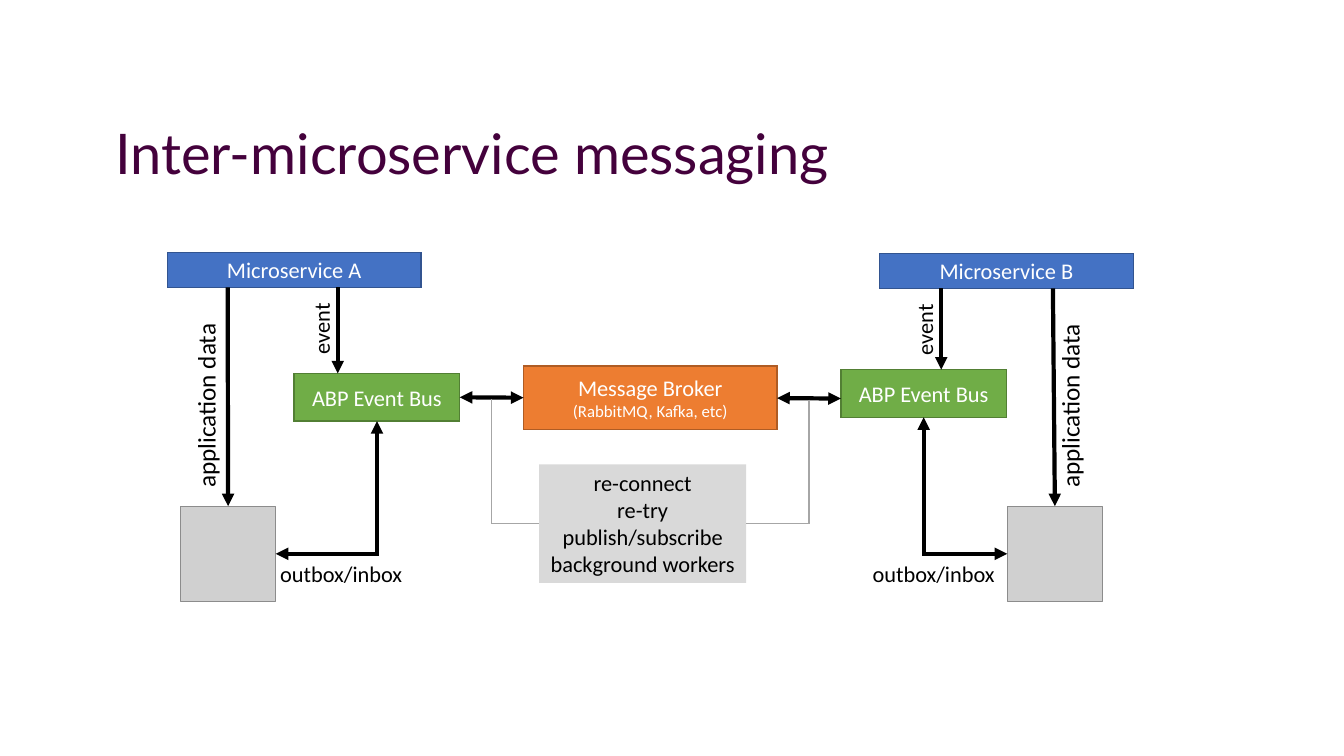
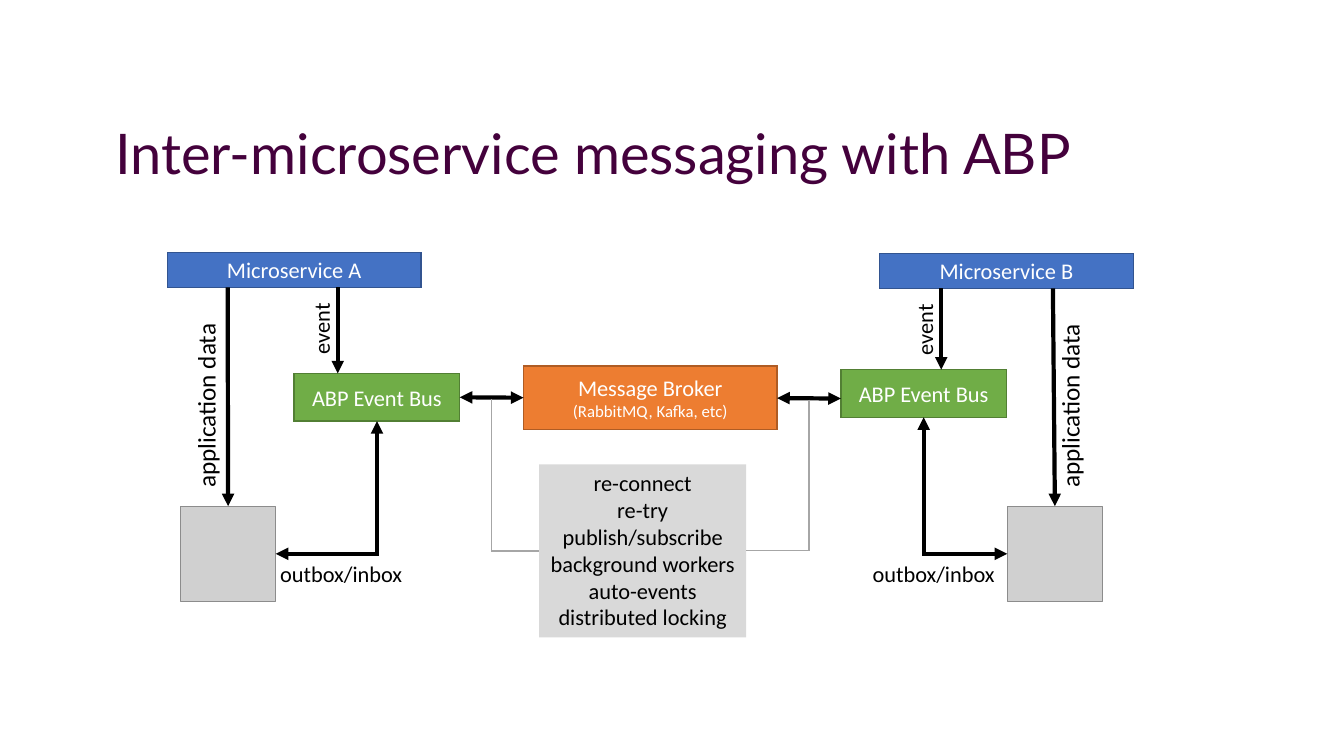
Before and after one commit to hikalkan/presentations, a slide deck: slide 14 of 2022-09-22 Dotnet Community Standup/ABP-Framework.pptx (slide 15 before the commit). Drawn at 1344x756 pixels with LibreOffice and Linux fonts; fonts in the diff are those of the drawing; grey boxes stand for pictures; background and template pictures are left out. Boxes give left, top, right and bottom in pixels: in the first picture for what was removed or moved away, otherwise in the second. Text is boxed around its words. In the diff, an @@ line names an element or a change of style, - is before the commit and + after.

```diff
--- a/2022-09-22 Dotnet Community Standup/ABP-Framework.pptx
+++ b/2022-09-22 Dotnet Community Standup/ABP-Framework.pptx
@@ title at [115, 132, 1071, 184]: text changed @@
-Inter-microservice messaging
+Inter-microservice messaging with ABP
@@ elbow line moved from (492, 399) - (539, 524) to (492, 399) - (539, 551) @@
@@ elbow line moved from (810, 399) - (746, 524) to (810, 399) - (746, 551) @@
@@ rectangle "re-connect": place and size @@
-rectangle "re-connect" at [539, 465, 746, 584]
+rectangle "re-connect" at [539, 465, 746, 638]
@@ text in rectangle at [559, 585, 727, 629]: paragraphs added @@
+auto-events
+distributed locking
```
Also in this commit, not shown: 2 other slides changed, 2 slides added.
